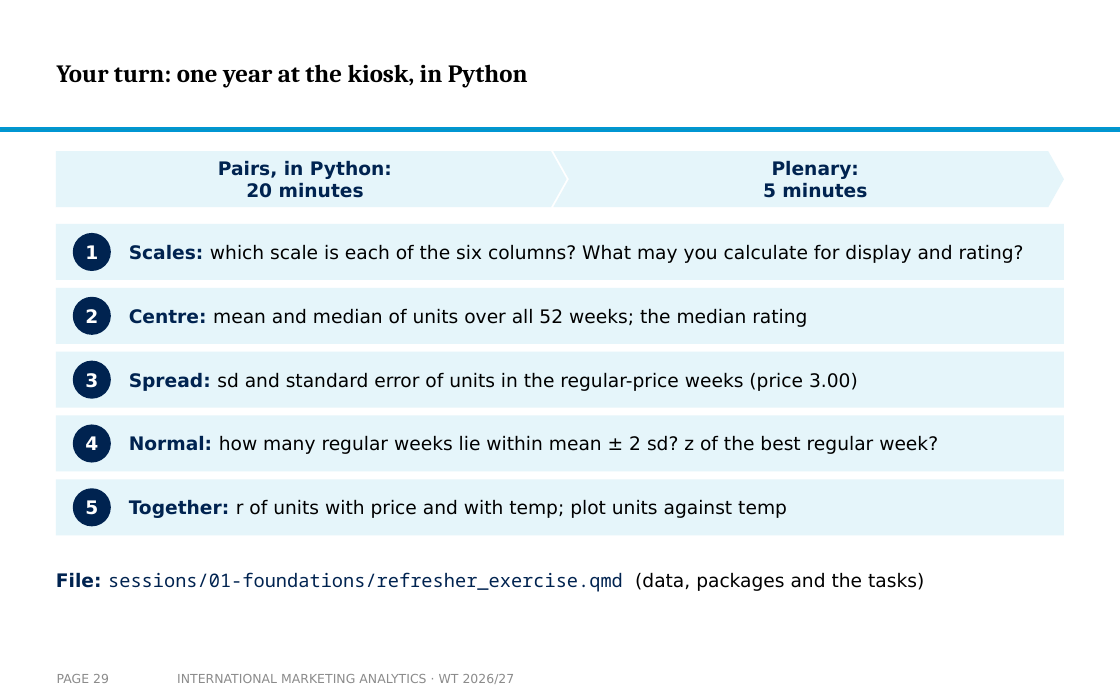
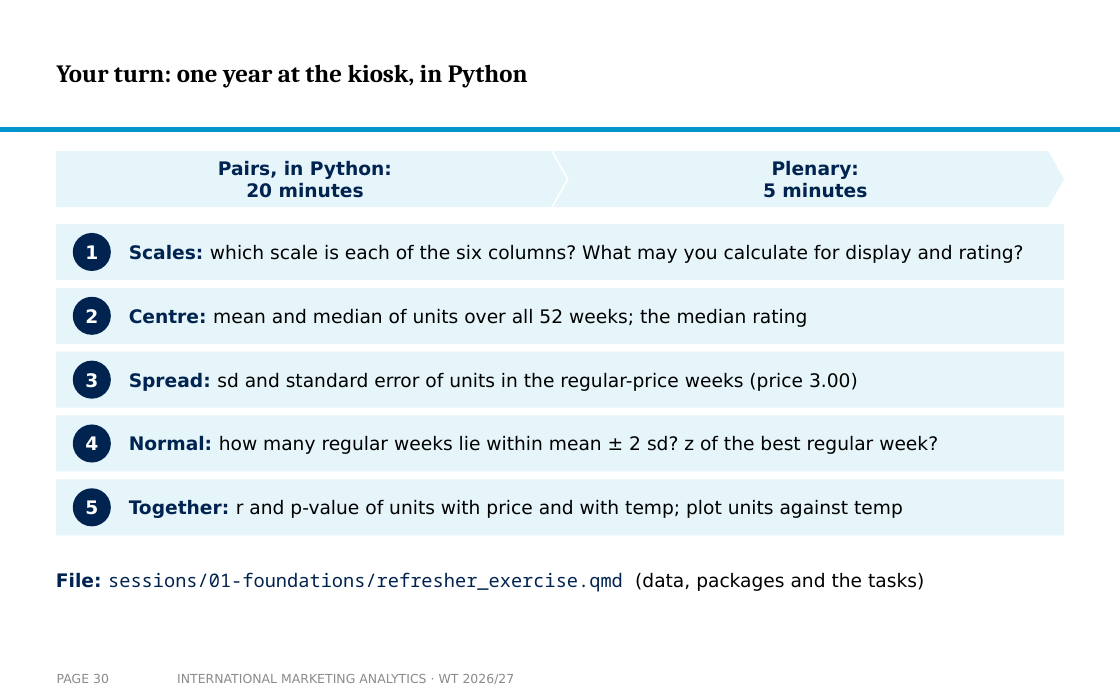
Before and after one commit to arnefloh-wu/international-marketing-analytics-teaching, a slide deck: slide 30 of slides/01b_statistics-and-regression_WT26-27.pptx (slide 29 before the commit). Drawn at 1120x700 pixels with LibreOffice and Linux fonts; fonts in the diff are those of the drawing; background and template pictures are left out. Boxes give left, top, right and bottom in pixels: in the first picture for what was removed or moved away, otherwise in the second. Text is boxed around its words. In the diff, an @@ line names an element or a change of style, - is before the commit and + after.

```diff
--- a/slides/01b_statistics-and-regression_WT26-27.pptx
+++ b/slides/01b_statistics-and-regression_WT26-27.pptx
@@ text at <box>129,499,903,518</box>: text changed @@
-Together: r of units with price and with temp; plot units against temp
+Together: r and p-value of units with price and with temp; plot units against temp
@@ page number at <box>57,674,109,683</box>: text changed @@
-PAGE 29
+PAGE 30
```
Also in this commit, not shown: 2 other slides changed, 1 slide added, 4 other files.
